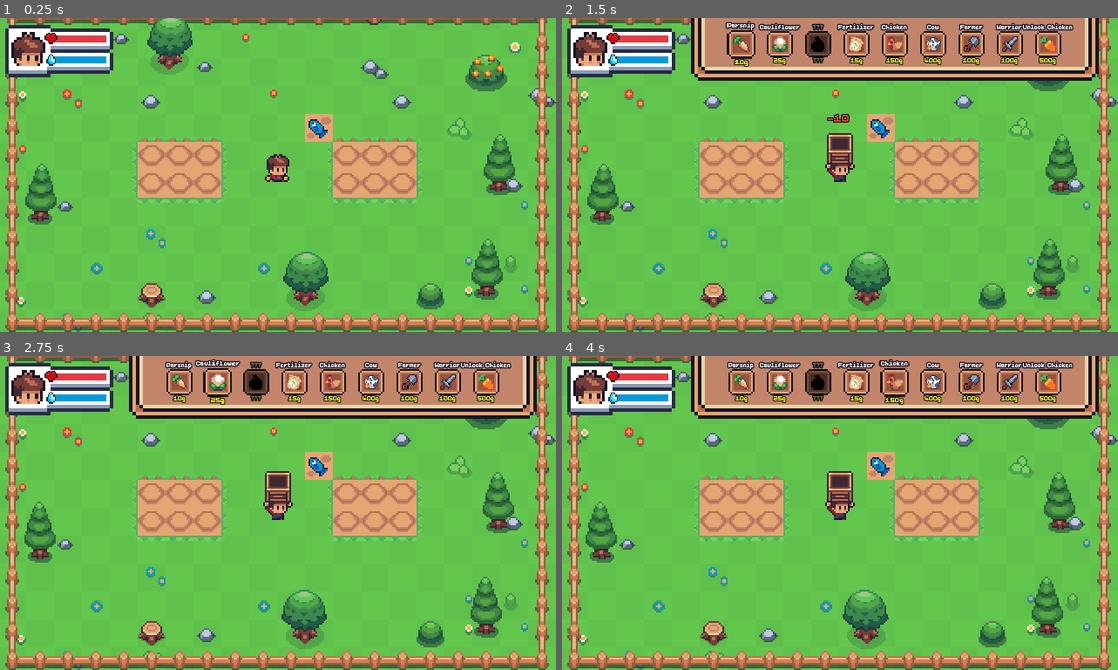
Above: before the commit, frames 1-4 (two rows, left to right).
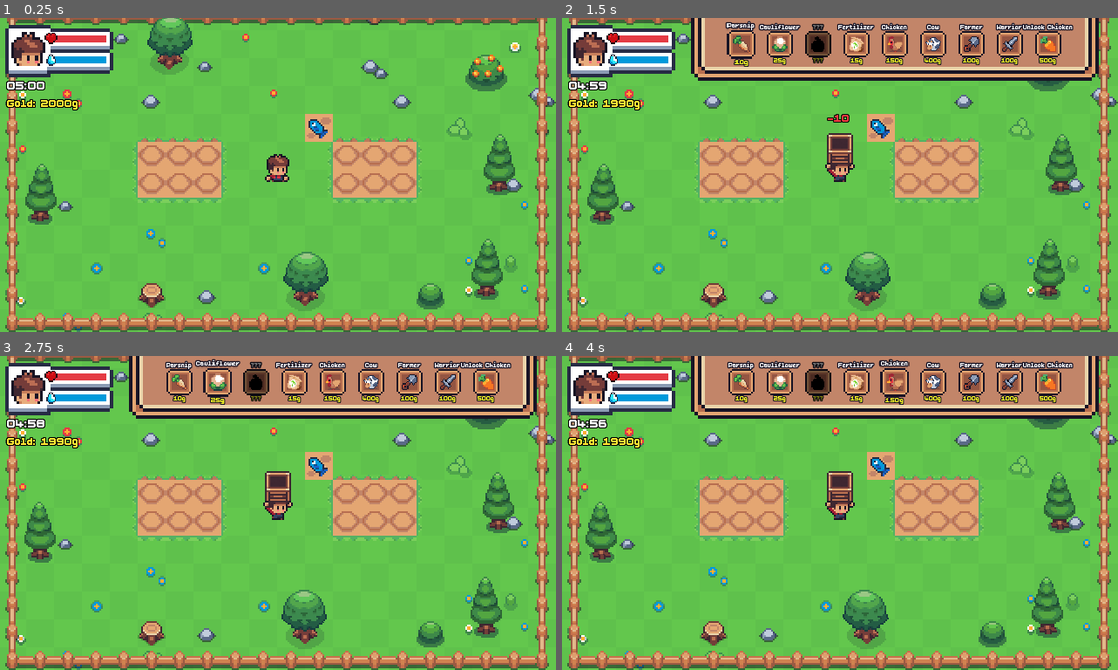
Above: after the commit, the same moments.

Repository: BenedictZir/farmageddon
Game: Godot game, scene res://Scenes/Level/level_1.tscn
Same seed, same stepped clock (60 frames per second), same inputs: the game is played once before the commit and once after it. This scene is started directly instead of the project's main scene.
Inputs (mouse positions are in pixels of both pictures, inside the frame that each line leads up to):
- Up to frame 1 (0.25 s): no input
- Up to frame 2 (1.5 s): tap Enter at 0.5 s; move the mouse to (962, 159) at 0.52 s; press the mouse at (962, 159) at 0.53 s; hold Right (move_right) 0.53-1.25 s; tap Tab (shop_toggle) at 0.77 s; tap Q (drop) at 0.8 s; release the mouse at (962, 159) at 1.25 s; click "Parsnip" at 1.25 s
- Up to frame 3 (2.75 s): click "Cauliflower" at 2 s
- Up to frame 4 (4 s): click "Fertilizer" at 2.75 s; click "Chicken" at 3.5 s

The runs differ from the first frame. In frame 1, 0.5% of the frame differs, in the area x 1-15%, y 20-30%; in frame 2, 0.5%; in frame 3, 0.5%; in frame 4, 0.5%.

Commit message:
feat: day night cycle

Diff:
--- a/Resources/LevelData/level_1.tres
+++ b/Resources/LevelData/level_1.tres
@@ -28,4 +28,5 @@
 [resource]
 script = ExtResource("1_j7wcg")
 waves = Array[ExtResource("2_da61g")]([SubResource("Resource_j7wcg"), SubResource("Resource_c458c"), SubResource("Resource_pvlc2")])
+has_day_night_cycle = true
 metadata/_custom_type_script = "uid://b7nmigdg50ql8"
--- a/Scenes/Enemy/goblin.tscn
+++ b/Scenes/Enemy/goblin.tscn
@@ -667,6 +667,8 @@
 script = ExtResource("scr_goblin_ai")
 steal_detect_range = 80.0
 steal_duration = 3.0
+gold_drop_min = 15
+gold_drop_max = 25
 
 [node name="CollisionShape2D" parent="." index="0" unique_id=534802735]
 shape = SubResource("RectangleShape2D_lxxwk")
--- a/Scenes/Enemy/skeleton.tscn
+++ b/Scenes/Enemy/skeleton.tscn
@@ -454,6 +454,8 @@
 [node name="Skeleton" unique_id=7649292 instance=ExtResource("1_1rxu0")]
 script = ExtResource("2_xf65c")
 player_detect_range = 500.0
+gold_drop_min = 20
+gold_drop_max = 35
 
 [node name="CollisionShape2D" parent="." index="0" unique_id=534802735]
 shape = SubResource("RectangleShape2D_pbxlo")
--- a/Scenes/Level/level_base.tscn
+++ b/Scenes/Level/level_base.tscn
@@ -3605,9 +3605,9 @@
 [node name="Camera2D" type="Camera2D" parent="." unique_id=1913896110]
 position = Vector2(0, 3)
 zoom = Vector2(2, 2)
-script_class_name = &""
-editor_description = &""
-groups = ["cameras"]
+
+[node name="DayNightModulate" type="CanvasModulate" parent="." unique_id=274776593]
+color = Color(0.56, 0.62, 0.78, 1)
 
 [node name="ForageSpawner" type="Node2D" parent="." unique_id=1796233981]
 script = ExtResource("7_6fsfs")
@@ -3618,3 +3618,24 @@
 [node name="ShopUI" parent="UI" unique_id=445589370 instance=ExtResource("4_68h7x")]
 offset_left = 150.0
 offset_right = 15.0
+
+[node name="TimerLabel" type="Label" parent="UI" unique_id=1972601186]
+offset_left = 10.0
+offset_top = 69.0
+offset_right = 136.0
+offset_bottom = 91.0
+theme_override_colors/font_outline_color = Color(0, 0, 0, 1)
+theme_override_constants/outline_size = 4
+theme_override_font_sizes/font_size = 18
+text = "05:00"
+
+[node name="GoldLabel" type="Label" parent="UI" unique_id=811284521]
+offset_left = 10.0
+offset_top = 91.0
+offset_right = 154.0
+offset_bottom = 113.0
+theme_override_colors/font_color = Color(1, 0.9, 0.2, 1)
+theme_override_colors/font_outline_color = Color(0, 0, 0, 1)
+theme_override_constants/outline_size = 4
+theme_override_font_sizes/font_size = 16
+text = "Gold: 0g"
--- a/Scripts/Autoloads/game_manager.gd
+++ b/Scripts/Autoloads/game_manager.gd
@@ -1,6 +1,9 @@
 extends CanvasLayer
 
 ## Autoload that manages cross-level data, win/lose conditions, and the Game Loop UI.
+
+signal level_timer_changed(remaining_seconds: float, total_seconds: float)
+signal day_night_changed(is_night: bool)
 
 @onready var color_rect: ColorRect = $ColorRect
 @onready var title_label: Label = $VBoxContainer/TitleLabel
@@ -24,7 +27,13 @@
 	return level_goals.get(current_level_index, level_goals[1])
 
 var _game_over := false
-var _check_timer := 0.0
+var _level_elapsed_seconds := 0.0
+var _level_time_limit_seconds := 300.0
+var _time_limit_checked := false
+
+var _enemy_spawn_interval_multiplier := 1.0
+var _crop_growth_rate_multiplier := 1.0
+var _is_night := false
 
 
 func _ready() -> void:
@@ -33,10 +42,15 @@
 	next_button.pressed.connect(_on_next_pressed)
 
 
-func register_level(extents: Vector2, scene_path: String) -> void:
+func register_level(extents: Vector2, scene_path: String, config: Dictionary = {}) -> void:
 	map_extents = extents
 	current_level_path = scene_path
 	_game_over = false
+	_level_elapsed_seconds = 0.0
+	_level_time_limit_seconds = maxf(1.0, float(config.get("time_limit_seconds", 300.0)))
+	_time_limit_checked = false
+	set_day_night_modifiers(false, 1.0, 1.0)
+	level_timer_changed.emit(_level_time_limit_seconds, _level_time_limit_seconds)
 	hide_ui()
 	UpgradeManager.reset_upgrades()
 
@@ -45,30 +59,40 @@
 	if _game_over:
 		return
 
-	_check_timer += delta
-	if _check_timer >= 1.0:
-		_check_timer = 0.0
-		_check_lose_condition()
+	_level_elapsed_seconds += delta
+	var remaining := get_remaining_time_seconds()
+	level_timer_changed.emit(remaining, _level_time_limit_seconds)
+
+	if _time_limit_checked:
+		return
+	if remaining > 0.0:
+		return
+
+	_time_limit_checked = true
+	lose()
 
 
-func _check_lose_condition() -> void:
-	# Lose if: Gold < lowest shop price (assuming 15) AND
-	# No crops planted AND player not holding any seeds/crops.
-	if CurrencyManager.gold >= 10:
-		return
+func get_remaining_time_seconds() -> float:
+	return maxf(0.0, _level_time_limit_seconds - _level_elapsed_seconds)
 
-	var player = PlayerRef.instance
-	if player and player.is_carrying:
-		var held = player.get("_held_item")
-		if held is ItemData and held.get_placeable_type() == Placeable.Type.CROP:
-			return # Still has seeds/crops to plant/sell
 
-	var planted_crops = get_tree().get_nodes_in_group("plantable_tiles").filter(func(tile): return tile.get("occupied") == true)
-	if planted_crops.size() > 0:
-		return # Crops are growing
+func get_enemy_spawn_interval_multiplier() -> float:
+	return _enemy_spawn_interval_multiplier
 
-	# No money, no seeds, no crops growing = softlock
-	lose()
+
+func get_crop_growth_rate_multiplier() -> float:
+	return _crop_growth_rate_multiplier
+
+
+func is_night_time() -> bool:
+	return _is_night
+
+
+func set_day_night_modifiers(is_night: bool, enemy_spawn_interval_multiplier: float = 1.0, crop_growth_rate_multiplier: float = 1.0) -> void:
+	_is_night = is_night
+	_enemy_spawn_interval_multiplier = maxf(0.05, enemy_spawn_interval_multiplier)
+	_crop_growth_rate_multiplier = maxf(0.05, crop_growth_rate_multiplier)
+	day_night_changed.emit(_is_night)
 
 
 func win() -> void:
@@ -77,6 +101,7 @@
 	_game_over = true
 	get_tree().paused = true
 	title_label.text = "LEVEL COMPLETE!"
+	title_label.modulate = Color.WHITE
 	color_rect.color = Color(0, 0, 0, 0.7)
 	next_button.show()
 	show_ui()
--- a/Scripts/Autoloads/hit_effects.gd
+++ b/Scripts/Autoloads/hit_effects.gd
@@ -13,6 +13,12 @@
 	_apply_shake(sprites)
 	if camera:
 		_apply_screen_shake(camera)
+
+
+func play_camera_shake(camera: Camera2D, magnitude := 2.0, duration := 0.25) -> void:
+	if not camera:
+		return
+	_apply_screen_shake(camera, magnitude, duration)
 
 
 ## Classic arcade death: flip, short arc, then fall off-screen.
--- a/Scripts/Components/attack_component.gd
+++ b/Scripts/Components/attack_component.gd
@@ -6,6 +6,8 @@
 
 @export var damage := 25.0
 @export var offset_distance := 20.0  # how far in front of attacker
+
+signal hit_landed(target: Node2D)
 
 
 func _ready() -> void:
@@ -37,7 +39,13 @@
 func _on_body_entered(body: Node2D) -> void:
 	if body == get_parent():
 		return
+	var did_hit := false
 	if body.has_method("take_damage"):
 		body.take_damage(damage)
+		did_hit = true
 	elif body.has_node("Components/HealthComponent"):
 		body.get_node("Components/HealthComponent").take_damage(damage)
+		did_hit = true
+
+	if did_hit:
+		hit_landed.emit(body)
--- a/Scripts/Enemy/enemy_base.gd
+++ b/Scripts/Enemy/enemy_base.gd
@@ -2,6 +2,8 @@
 class_name EnemyBase
 
 ## Base class for enemies. Provides shared references and death logic.
+
+const FLOATING_TEXT_SCENE := preload("res://Scenes/UI/floating_text.tscn")
 
 @onready var movement_component: MovementComponent = $Components/MovementComponent
 @onready var health_component: HealthComponent = $Components/HealthComponent
@@ -18,6 +20,8 @@
 @export var run_speed := 45.0
 @export var walk_speed := 25.0
 @export var roam_change_interval := 2.0
+@export var gold_drop_min := 0
+@export var gold_drop_max := 0
 var attack_cooldown := 0.0
 
 
@@ -78,10 +82,35 @@
 		interact_bar.hide()
 	velocity = Vector2.ZERO
 	attack_component.deactivate()
+	_drop_gold_on_death()
 	if fsm and fsm.states.has("death"):
 		fsm.change_state("Death")
 	else:
 		HitEffects.play_death(self, func(): queue_free())
+
+
+func _drop_gold_on_death() -> void:
+	if gold_drop_max <= 0:
+		return
+
+	var min_drop := clampi(gold_drop_min, 0, gold_drop_max)
+	var amount := randi_range(min_drop, gold_drop_max)
+	if amount <= 0:
+		return
+
+	CurrencyManager.add_gold(amount)
+	_show_gold_popup(amount)
+
+
+func _show_gold_popup(amount: int) -> void:
+	var root := get_tree().current_scene
+	if not root:
+		return
+
+	var popup = FLOATING_TEXT_SCENE.instantiate()
+	root.add_child(popup)
+	popup.global_position = global_position + Vector2(0, -14)
+	popup.setup("+%dg" % amount, Color.GOLD)
 
 
 func set_interact_progress(progress: float, is_visible := true) -> void:
--- /dev/null
+++ b/Scripts/Level/day_night_controller.gd
@@ -0,0 +1,78 @@
+extends Node
+class_name DayNightController
+
+## Controls day-night phase switching and updates gameplay multipliers in GameManager.
+
+@export var day_duration_seconds := 45.0
+@export var night_duration_seconds := 25.0
+@export var transition_duration_seconds := 10.0
+@export var night_enemy_spawn_interval_multiplier := 0.7
+@export var night_crop_growth_rate_multiplier := 0.5
+
+@export var day_color := Color(1.0, 1.0, 1.0, 1.0)
+@export var night_color := Color(0.56, 0.62, 0.78, 1.0)
+
+var _phase_timer := 0.0
+var _is_night := false
+var _transition_started := false
+var _modulate: CanvasModulate
+var _fade_tween: Tween
+
+
+func _ready() -> void:
+	_modulate = get_parent().get_node_or_null("DayNightModulate") as CanvasModulate
+	if not _modulate:
+		push_warning("DayNightController needs a CanvasModulate named DayNightModulate in level root.")
+		set_process(false)
+		return
+
+	night_color = _modulate.color
+	_modulate.color = day_color
+	GameManager.set_day_night_modifiers(false, 1.0, 1.0)
+
+
+func _process(delta: float) -> void:
+	var current_phase_duration := night_duration_seconds if _is_night else day_duration_seconds
+	var blend_window := minf(transition_duration_seconds, current_phase_duration)
+	var remaining := current_phase_duration - _phase_timer
+
+	if not _transition_started and remaining <= blend_window:
+		_start_pre_phase_transition(blend_window)
+
+	_phase_timer += delta
+	if _phase_timer < current_phase_duration:
+		return
+
+	_phase_timer -= current_phase_duration
+	_is_night = not _is_night
+	_transition_started = false
+	_modulate.color = night_color if _is_night else day_color
+	_apply_phase_modifiers()
+
+
+func _start_pre_phase_transition(duration: float) -> void:
+	_transition_started = true
+	var target_color := day_color if _is_night else night_color
+	if _fade_tween and _fade_tween.is_running():
+		_fade_tween.kill()
+
+	if duration <= 0.01:
+		_modulate.color = target_color
+		return
+
+	_fade_tween = create_tween()
+	_fade_tween.tween_property(_modulate, "color", target_color, duration)\
+		.set_ease(Tween.EASE_IN_OUT)\
+		.set_trans(Tween.TRANS_SINE)
+
+
+func _apply_phase_modifiers() -> void:
+
+	if _is_night:
+		GameManager.set_day_night_modifiers(
+			true,
+			night_enemy_spawn_interval_multiplier,
+			night_crop_growth_rate_multiplier
+		)
+	else:
+		GameManager.set_day_night_modifiers(false, 1.0, 1.0)
--- a/Scripts/Level/enemy_spawner.gd
+++ b/Scripts/Level/enemy_spawner.gd
@@ -38,8 +38,10 @@
 
 	# Process Spawning
 	if _current_wave and not _current_wave.allowed_enemies.is_empty():
-		if _spawn_timer >= _current_wave.spawn_interval:
-			_spawn_timer -= _current_wave.spawn_interval
+		var spawn_interval := _current_wave.spawn_interval * GameManager.get_enemy_spawn_interval_multiplier()
+		spawn_interval = maxf(0.05, spawn_interval)
+		while _spawn_timer >= spawn_interval:
+			_spawn_timer -= spawn_interval
 			_spawn_enemy()
 
 
--- a/Scripts/Level/level_base.gd
+++ b/Scripts/Level/level_base.gd
@@ -7,13 +7,81 @@
 @export var map_extents := Vector2(170, 105)
 @export var level_data: LevelData
 
+@onready var day_night_modulate: CanvasModulate = $DayNightModulate
+@onready var timer_label: Label = $UI/TimerLabel
+@onready var gold_label: Label = $UI/GoldLabel
+
+const ENEMY_SPAWNER_SCRIPT := preload("res://Scripts/Level/enemy_spawner.gd")
+const DAY_NIGHT_CONTROLLER_SCRIPT := preload("res://Scripts/Level/day_night_controller.gd")
+
+var _remaining_time_seconds := 300.0
+
 
 func _ready() -> void:
+	var level_time_limit := 300.0
+	if level_data:
+		level_time_limit = level_data.time_limit_seconds
+
 	# Register the current boundaries so Goblin AI and game systems know
-	GameManager.register_level(map_extents, scene_file_path)
+	GameManager.register_level(map_extents, scene_file_path, {
+		"time_limit_seconds": level_time_limit,
+	})
 
 	# Instantiate EnemySpawner if map is configured with Waves
 	if level_data:
-		var spawner = preload("res://Scripts/Level/enemy_spawner.gd").new()
+		var spawner = ENEMY_SPAWNER_SCRIPT.new()
 		spawner.level_data = level_data
 		add_child(spawner)
+
+	if level_data and level_data.has_day_night_cycle:
+		_setup_day_night_cycle()
+	else:
+		day_night_modulate.color = Color.WHITE
+
+	if GameManager.has_signal("level_timer_changed") and not GameManager.level_timer_changed.is_connected(_on_level_timer_changed):
+		GameManager.level_timer_changed.connect(_on_level_timer_changed)
+	_on_level_timer_changed(level_time_limit, level_time_limit)
+
+	if CurrencyManager.has_signal("gold_changed") and not CurrencyManager.gold_changed.is_connected(_on_gold_changed):
+		CurrencyManager.gold_changed.connect(_on_gold_changed)
+	_on_gold_changed(CurrencyManager.gold)
+
+
+func _setup_day_night_cycle() -> void:
+	var controller = DAY_NIGHT_CONTROLLER_SCRIPT.new()
+	controller.name = "DayNightController"
+	controller.day_duration_seconds = maxf(1.0, level_data.day_duration_seconds)
+	controller.night_duration_seconds = maxf(1.0, level_data.night_duration_seconds)
+	controller.transition_duration_seconds = maxf(0.1, level_data.transition_duration_seconds)
+	controller.night_enemy_spawn_interval_multiplier = maxf(0.05, level_data.night_enemy_spawn_interval_multiplier)
+	controller.night_crop_growth_rate_multiplier = maxf(0.05, level_data.night_crop_growth_rate_multiplier)
+	add_child(controller)
+
+
+func _process(_delta: float) -> void:
+	if not timer_label:
+		return
+
+	if _remaining_time_seconds < 30.0 and not GameManager._game_over:
+		var blink_on := (Time.get_ticks_msec() / 250) % 2 == 0
+		timer_label.modulate = Color(1.0, 0.2, 0.2, 1.0) if blink_on else Color(1.0, 0.8, 0.8, 1.0)
+	else:
+		timer_label.modulate = Color.WHITE
+
+
+func _on_level_timer_changed(remaining_seconds: float, _total_seconds: float) -> void:
+	_remaining_time_seconds = remaining_seconds
+	if timer_label:
+		timer_label.text = _format_mmss(remaining_seconds)
+
+
+func _on_gold_changed(amount: int) -> void:
+	if gold_label:
+		gold_label.text = "Gold: %dg" % amount
+
+
+func _format_mmss(seconds: float) -> String:
+	var total := maxi(0, int(ceil(seconds)))
+	var minutes := total / 60
+	var secs := total % 60
+	return "%02d:%02d" % [minutes, secs]
--- a/Scripts/Placeables/crop.gd
+++ b/Scripts/Placeables/crop.gd
@@ -25,7 +25,7 @@
 	if fully_grown or not crop_data:
 		return
 
-	_growth_timer += delta
+	_growth_timer += delta * GameManager.get_crop_growth_rate_multiplier()
 	if _growth_timer >= _phase_duration:
 		_growth_timer -= _phase_duration
 		growth_phase += 1
--- a/Scripts/Player/player.gd
+++ b/Scripts/Player/player.gd
@@ -32,6 +32,8 @@
 @export var roll_energy_cost := 20.0
 @export var roll_distance := 32.0
 @export var roll_duration := 0.3
+@export var attack_hit_shake_magnitude := 1.4
+@export var attack_hit_shake_duration := 0.12
 
 
 func _ready() -> void:
@@ -43,6 +45,8 @@
 	health_component.died.connect(_on_died)
 	health_component.revived.connect(_on_revived)
 	player_visual.animation_state_finished.connect(_on_anim_state_finished)
+	if attack_component.has_signal("hit_landed") and not attack_component.hit_landed.is_connected(_on_attack_hit_landed):
+		attack_component.hit_landed.connect(_on_attack_hit_landed)
 	if CurrencyManager.has_signal("gold_spent") and not CurrencyManager.gold_spent.is_connected(_on_gold_spent):
 		CurrencyManager.gold_spent.connect(_on_gold_spent)
 
@@ -155,6 +159,13 @@
 		return
 	var camera = get_viewport().get_camera_2d()
 	HitEffects.play_hit(player_visual._sprites, camera)
+
+
+func _on_attack_hit_landed(_target: Node2D) -> void:
+	if is_knocked:
+		return
+	var camera := get_viewport().get_camera_2d()
+	HitEffects.play_camera_shake(camera, attack_hit_shake_magnitude, attack_hit_shake_duration)
 
 
 func _on_died() -> void:
--- a/Scripts/Resources/level_data.gd
+++ b/Scripts/Resources/level_data.gd
@@ -4,3 +4,13 @@
 ## Configuration data for a specific farm level.
 
 @export var waves: Array[WaveData] = []
+@export var time_limit_seconds := 300.0
+
+# Enabled for level 4+ to drive visual cycle and gameplay modifiers.
+@export var has_day_night_cycle := false
+@export var day_duration_seconds := 45.0
+@export var night_duration_seconds := 25.0
+# Blend starts this many seconds before each phase switch.
+@export var transition_duration_seconds := 10.0
+@export var night_enemy_spawn_interval_multiplier := 0.7
+@export var night_crop_growth_rate_multiplier := 0.5
Not shown, added: Scripts/Level/day_night_controller.gd.uid
